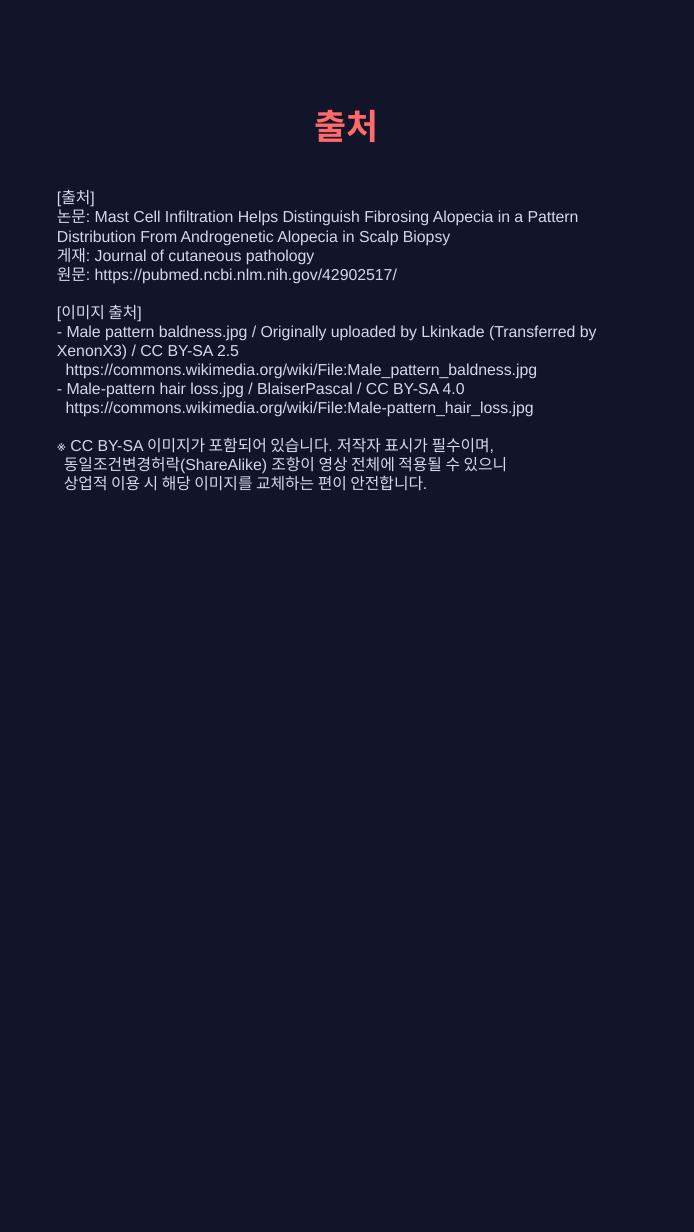
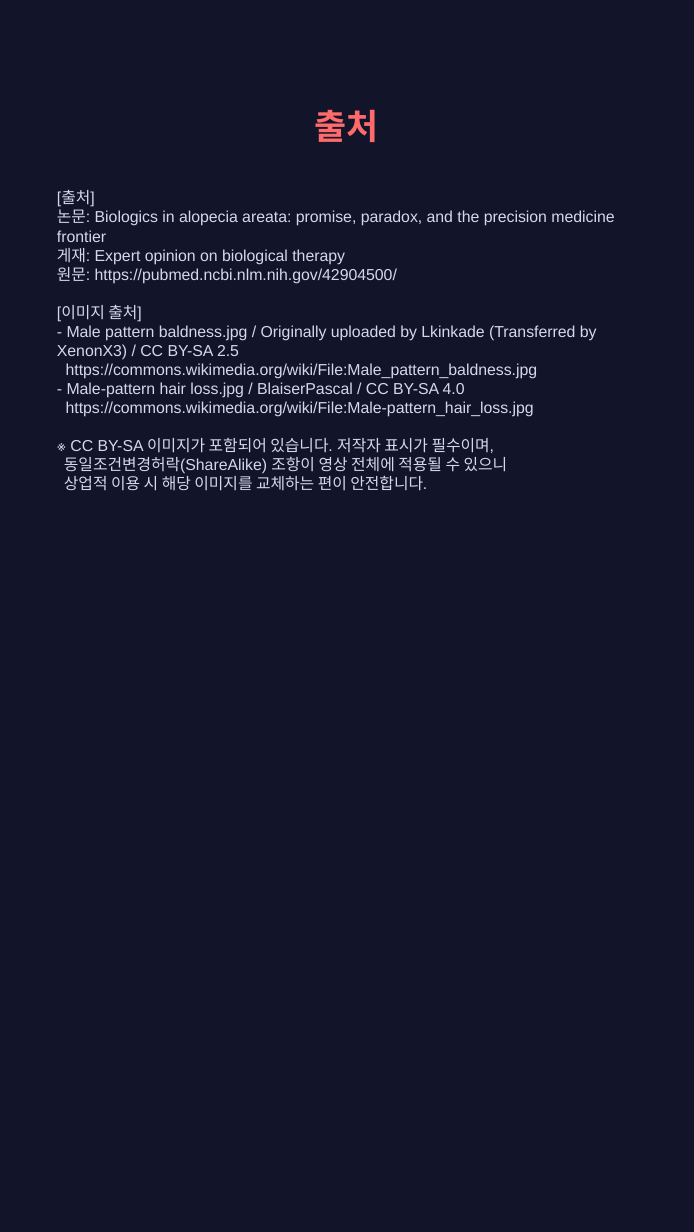
Before and after one commit to hyokang2010-BJ-ANTH/product-builder-test, a slide deck: slide 8 of pwa/data/latest/slides.pptx (slide 9 before the commit). Drawn at 694x1232 pixels with LibreOffice and Linux fonts; fonts in the diff are those of the drawing. Boxes give left, top, right and bottom in pixels: in the first picture for what was removed or moved away, otherwise in the second. Text is boxed around its words. In the diff, an @@ line names an element or a change of style, - is before the commit and + after.

```diff
--- a/pwa/data/latest/slides.pptx
+++ b/pwa/data/latest/slides.pptx
@@ text at (57,191,614,491): text changed @@
-[출처]
-논문: Mast Cell Infiltration Helps Distinguish Fibrosing Alopecia in a Pattern Distribution From Androgenetic Alopecia in Scalp Biopsy
-게재: Journal of cutaneous pathology
-원문: https://pubmed.ncbi.nlm.nih.gov/42902517/
-[이미지 출처]
-- Male pattern baldness.jpg / Originally uploaded by Lkinkade (Transferred by XenonX3) / CC BY-SA 2.5
-https://commons.wikimedia.org/wiki/File:Male_pattern_baldness.jpg
-- Male-pattern hair loss.jpg / BlaiserPascal / CC BY-SA 4.0
-https://commons.wikimedia.org/wiki/File:Male-pattern_hair_loss.jpg
-※ CC BY-SA 이미지가 포함되어 있습니다. 저작자 표시가 필수이며,
-동일조건변경허락(ShareAlike) 조항이 영상 전체에 적용될 수 있으니
-상업적 이용 시 해당 이미지를 교체하는 편이 안전합니다.
+[출처]
+논문: Biologics in alopecia areata: promise, paradox, and the precision medicine frontier
+게재: Expert opinion on biological therapy
+원문: https://pubmed.ncbi.nlm.nih.gov/42904500/
+[이미지 출처]
+- Male pattern baldness.jpg / Originally uploaded by Lkinkade (Transferred by XenonX3) / CC BY-SA 2.5
+https://commons.wikimedia.org/wiki/File:Male_pattern_baldness.jpg
+- Male-pattern hair loss.jpg / BlaiserPascal / CC BY-SA 4.0
+https://commons.wikimedia.org/wiki/File:Male-pattern_hair_loss.jpg
+※ CC BY-SA 이미지가 포함되어 있습니다. 저작자 표시가 필수이며,
+동일조건변경허락(ShareAlike) 조항이 영상 전체에 적용될 수 있으니
+상업적 이용 시 해당 이미지를 교체하는 편이 안전합니다.
```
Also in this commit, not shown: 1 other slide changed, 4 slides added, 5 slides removed, 26 other files.
